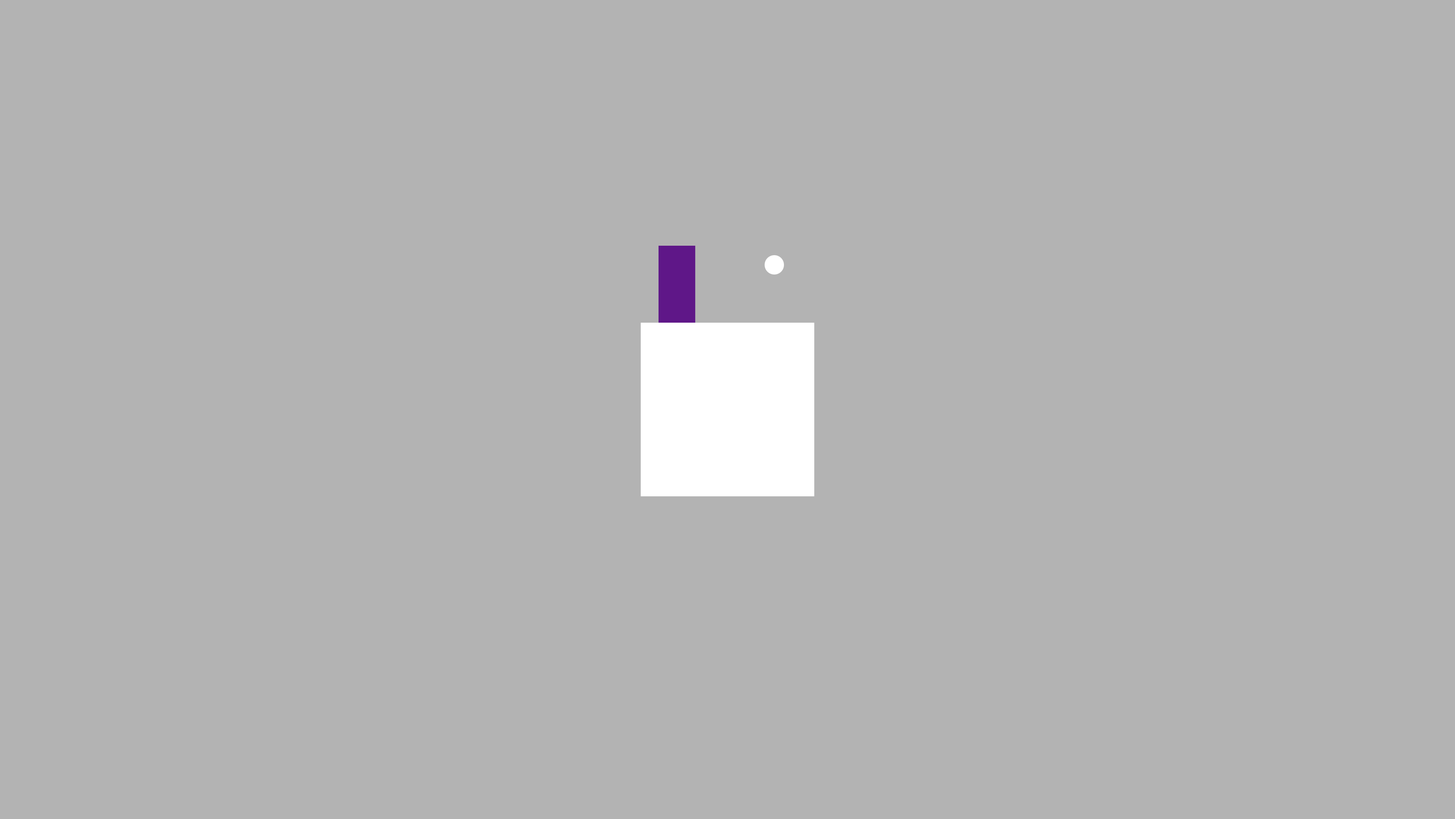
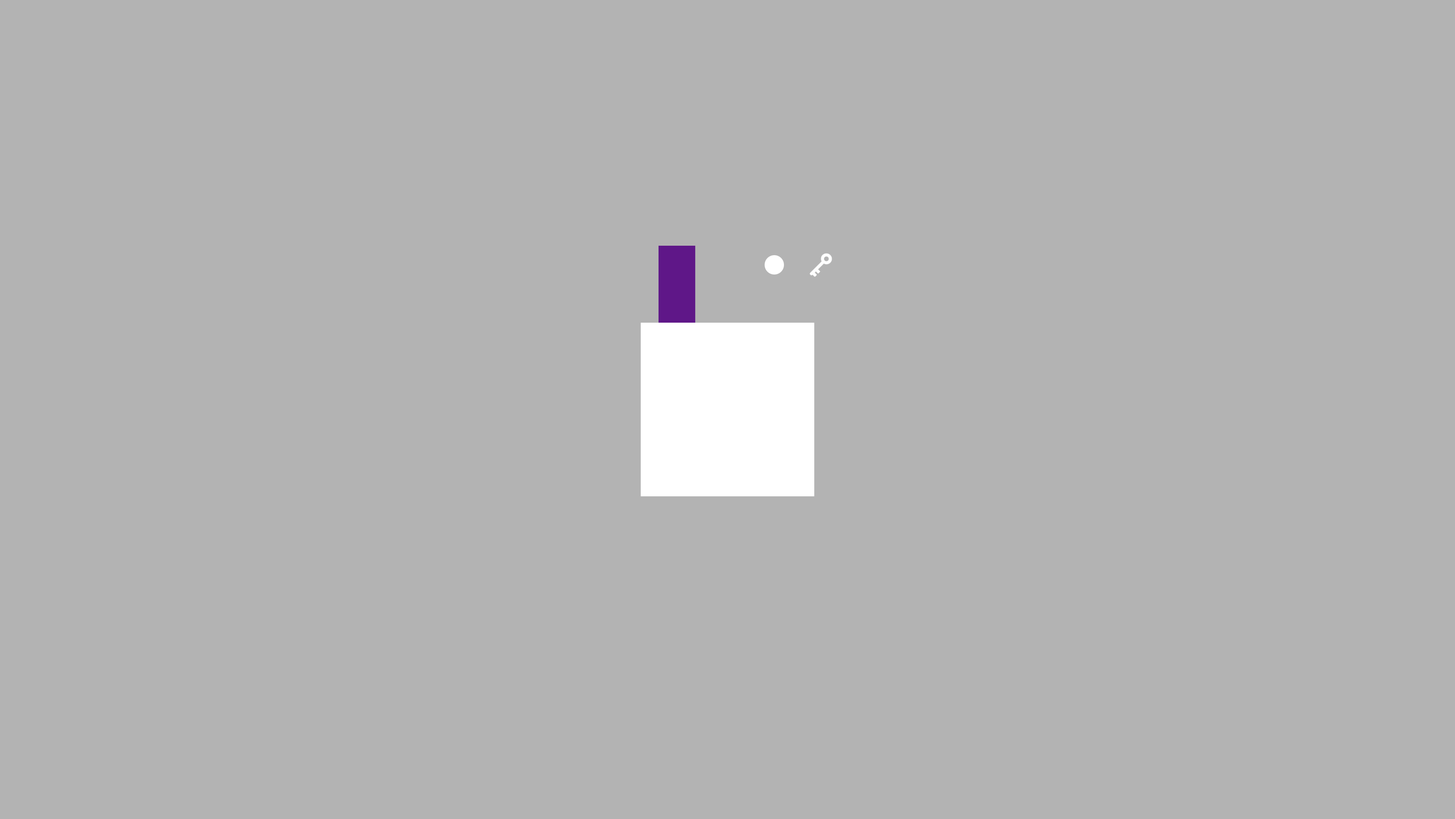
Comparing the layer stacks of the two 1455px x 819px images. Changes:
added layer "Key" above "Coin" over [left=809, top=253, right=833, bottom=277]
